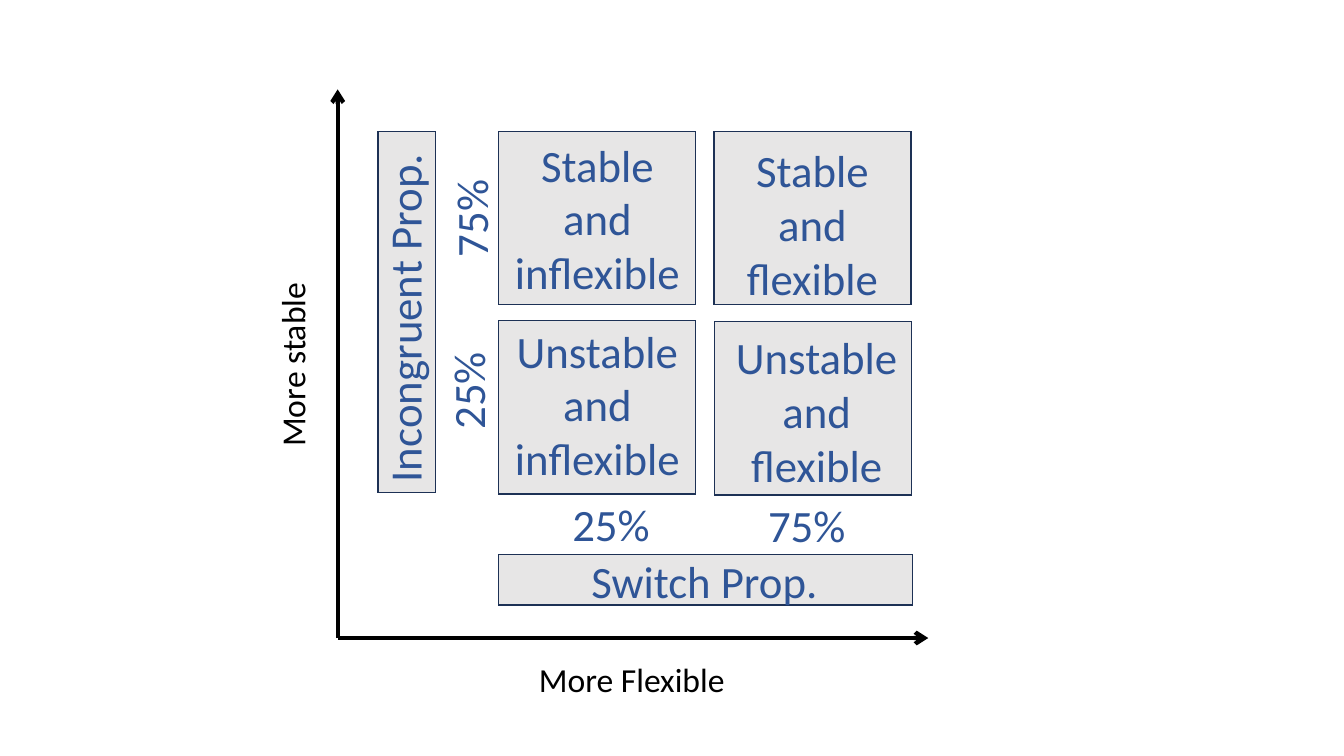
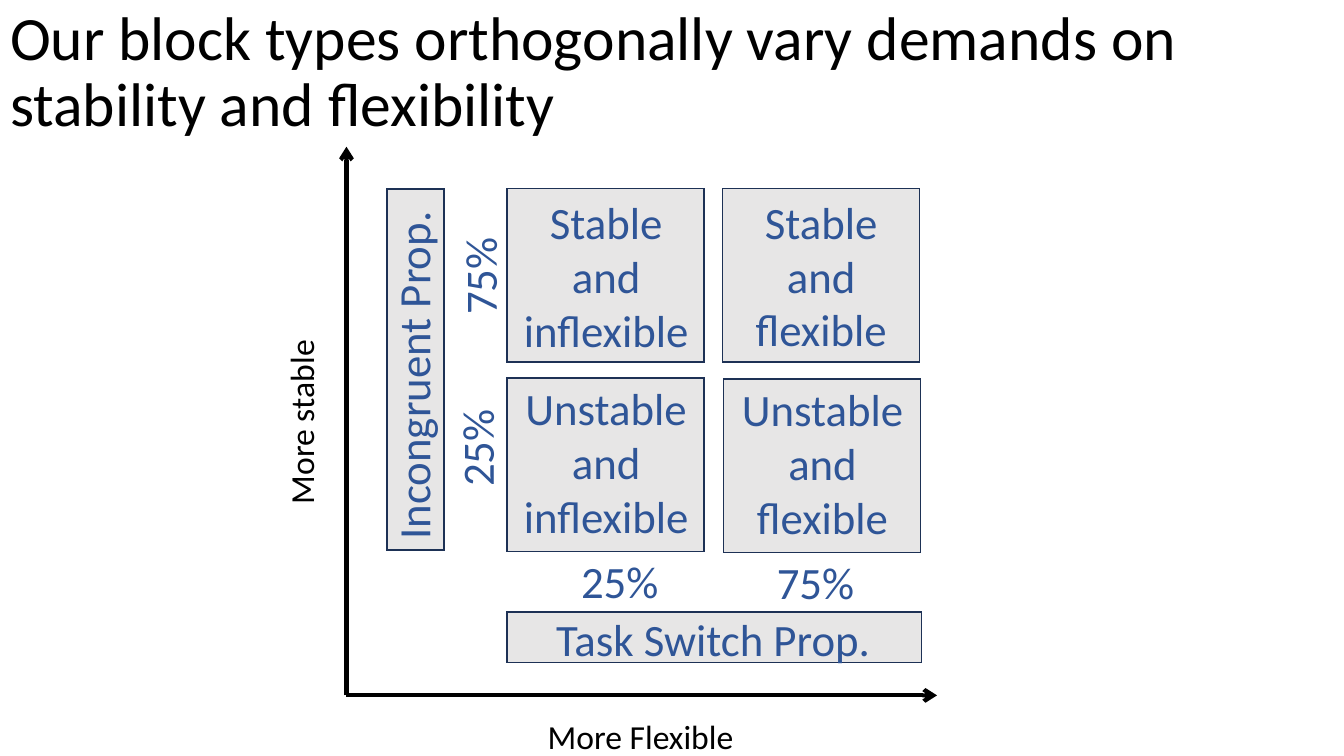
Before and after one commit to jimzhang629/third_year_talk, a slide deck: slide 24 of thirdYearTalk_JZ1.pptx (slide 21 before the commit). Drawn at 1344x756 pixels with LibreOffice and Linux fonts; fonts in the diff are those of the drawing. Boxes give left, top, right and bottom in pixels: in the first picture for what was removed or moved away, otherwise in the second. Text is boxed around its words. In the diff, an @@ line names an element or a change of style, - is before the commit and + after.

```diff
--- a/thirdYearTalk_JZ1.pptx
+++ b/thirdYearTalk_JZ1.pptx
@@ title added at (10,17,1176,136), 44 pt, text #000000 @@
+Our block types orthogonally vary demands on stability and flexibility
@@ 6 texts, 2 rectangles, 1 arrow: place and size @@
-6 texts, 2 rectangles, 1 arrow at (273,90,911,693)
+6 texts, 2 rectangles, 1 arrow at (282,147,921,750)
@@ text "Stable and flexible" rewrapped from (747,156,878,305) to (756,208,887,347) @@
@@ text "Unstable and flexible": place and size @@
-text "Unstable and flexible" at (736,343,897,483)
+text "Unstable and flexible" at (742,395,903,535)
@@ text at (556,625,869,663): text changed @@
-Switch Prop.
+Task Switch Prop.
@@ 4 rectangles, 3 texts, 1 arrow: place and size @@
-4 rectangles, 3 texts, 1 arrow at (338,131,929,638)
+4 rectangles, 3 texts, 1 arrow at (347,189,938,696)
```
Also in this commit, not shown: 14 other slides changed, 22 slides added, 1 slide removed.
